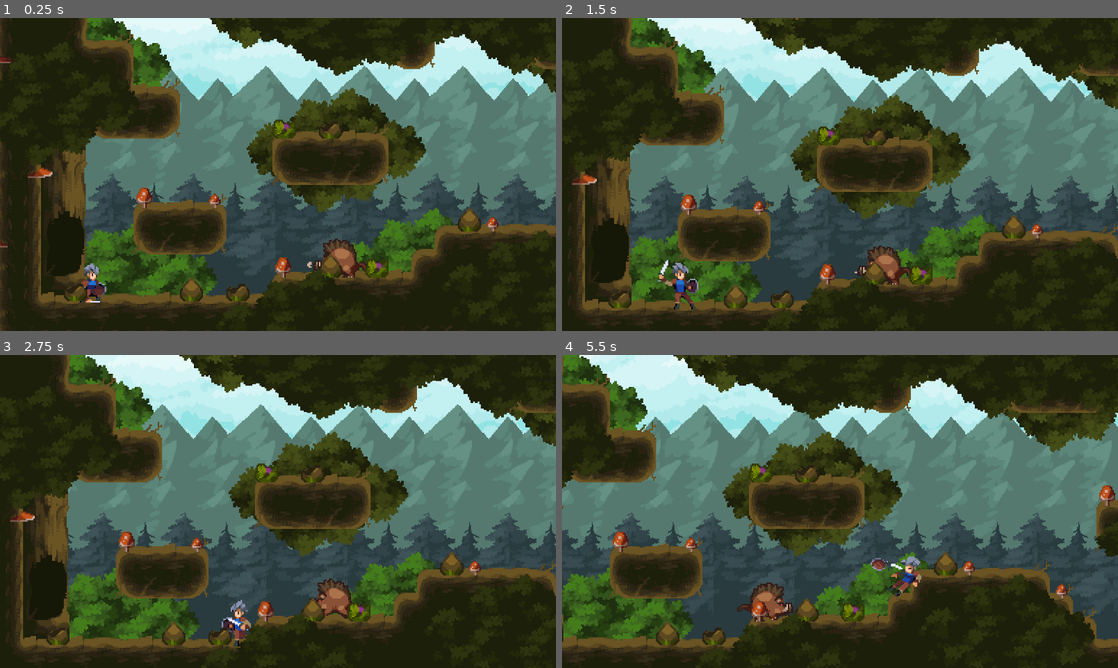
Above: before the commit, frames 1-4 (two rows, left to right).
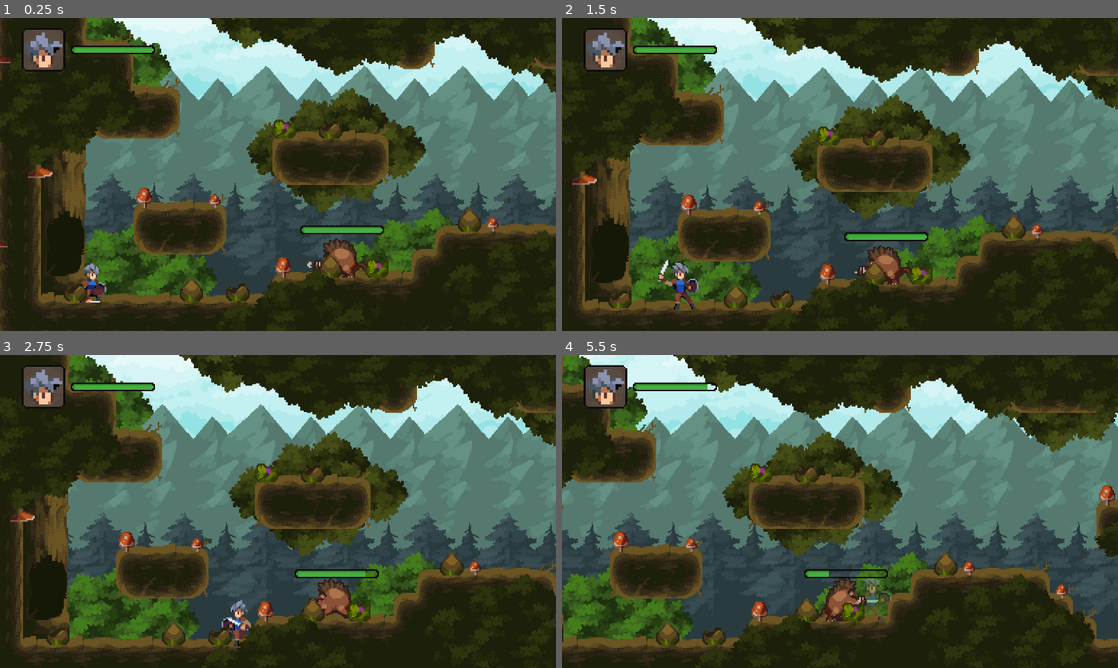
Above: after the commit, the same moments.

Repository: Tea-September/Tea-of-learning
Game: Godot game, scene res://Scenes/Surroundings/Map/world.tscn
The game is run twice, just before and just after one commit, with the same random seed, the same clock (stepped at 60 frames per second) and the same inputs. Before the commit the project starts from res://Scenes/Surroundings/world.tscn.
Inputs (mouse positions are in pixels of both pictures, inside the frame that each line leads up to):
- Up to frame 1 (0.25 s): no input
- Up to frame 2 (1.5 s): move the mouse to (962, 158) at 0.52 s; press the mouse at (962, 158) at 0.53 s; hold D (Right) from 0.53 s (still down); tap Space (Jump) at 0.77 s; move the mouse to (728, 190) at 1.27 s; release the mouse at (728, 190) at 1.28 s; click (728, 190) at 1.35 s
- Up to frame 3 (2.75 s): tap Space (Jump) at 1.52 s; move the mouse to (333, 442) at 2.02 s; release D (Right) at 2.03 s; press the mouse at (333, 442) at 2.03 s; hold A (Left) from 2.03 s (still down)
- Up to frame 4 (5.5 s): move the mouse to (812, 574) at 2.77 s; release A (Left) at 2.78 s; release the mouse at (812, 574) at 2.78 s; hold D (Right) 2.78-4.28 s; click (812, 574) at 2.85 s; tap Space (Jump) at 3.02, 3.77, 4.52 s; move the mouse to (1006, 558) at 3.52 s; press the mouse at (1006, 558) at 3.53 s; move the mouse to (673, 464) at 4.27 s; release the mouse at (673, 464) at 4.28 s; hold A (Left) 4.28-5.03 s; click (673, 464) at 4.35 s; move the mouse to (867, 511) at 5.02 s; press the mouse at (867, 511) at 5.03 s; hold D (Right) from 5.03 s (still down)

The runs differ from the first frame. In frame 1, 1.8% of the frame differs, in the area x 3-70%, y 3-70%; in frame 2, 1.8%; in frame 3, 1.8%; in frame 4, 3.7%, in the area x 3-65%, y 3-86%.

Commit message:
ADD 血量条
2025/12/30 学习制作

Diff:
--- a/mythirdgame/Scenes/Object/Monster/boar.tscn
+++ b/mythirdgame/Scenes/Object/Monster/boar.tscn
@@ -6,6 +6,7 @@
 [ext_resource type="Texture2D" uid="uid://ksjoytfdn51l" path="res://Game Assets/Legacy-Fantasy - High Forest 2.3/Mob/Boar/Idle/Idle-Sheet.png" id="3_css1y"]
 [ext_resource type="Texture2D" uid="uid://dyc00h1lqvhi2" path="res://Game Assets/Legacy-Fantasy - High Forest 2.3/Mob/Boar/Run/Run-Sheet.png" id="4_4cexm"]
 [ext_resource type="Texture2D" uid="uid://cev6dhtrwv2rj" path="res://Game Assets/Legacy-Fantasy - High Forest 2.3/Mob/Boar/Walk/Walk-Base-Sheet.png" id="5_t5qu0"]
+[ext_resource type="PackedScene" uid="uid://dyjhfo7fsj32k" path="res://Scenes/Surroundings/Ui/PlayerMenu.tscn" id="7_4cexm"]
 
 [sub_resource type="AtlasTexture" id="AtlasTexture_5afy2"]
 atlas = ExtResource("2_1jx2i")
@@ -349,9 +350,19 @@
 position = Vector2(1, 3)
 shape = SubResource("CircleShape2D_v8mii")
 
+[node name="Stats" parent="." index="4"]
+max_health = 7
+
 [node name="AnimationPlayer" type="AnimationPlayer" parent="." index="5"]
 libraries = {
 &"": SubResource("AnimationLibrary_t5qu0")
 }
 
+[node name="Control" parent="." index="6" node_paths=PackedStringArray("stats") instance=ExtResource("7_4cexm")]
+offset_left = -6.0
+offset_top = -22.0
+offset_right = -6.0
+offset_bottom = -22.0
+stats = NodePath("../Stats")
+
 [connection signal="hurt" from="Graphic/HurtBox" to="." method="_on_hurt_box_hurt"]
--- a/mythirdgame/Scenes/Object/Monster/enemy.tscn
+++ b/mythirdgame/Scenes/Object/Monster/enemy.tscn
@@ -3,7 +3,7 @@
 [ext_resource type="Script" uid="uid://d2jkx5sbhuxip" path="res://Scripts/Object/Monster/enemy.gd" id="1_ghaa6"]
 [ext_resource type="Script" uid="uid://cwj582pp1fwkb" path="res://Scripts/Config/HitBox.gd" id="2_3s8a6"]
 [ext_resource type="Script" uid="uid://c57brssayd6m2" path="res://Scripts/Config/HurtBox.gd" id="3_onqfy"]
-[ext_resource type="Script" uid="uid://dkkbqle4cds62" path="res://Scripts/Config/Stats.gd" id="5_q5u44"]
+[ext_resource type="Script" uid="uid://dkkbqle4cds62" path="res://Scripts/Data/Stats.gd" id="5_q5u44"]
 [ext_resource type="Script" uid="uid://c7ingndjv0lwx" path="res://Scripts/Config/StateMachine.gd" id="6_1dp5w"]
 
 [node name="enemy" type="CharacterBody2D"]
@@ -36,5 +36,4 @@
 
 [node name="Stats" type="Node" parent="."]
 script = ExtResource("5_q5u44")
-health = 10
 metadata/_custom_type_script = "uid://dkkbqle4cds62"
--- a/mythirdgame/Scenes/Object/player.tscn
+++ b/mythirdgame/Scenes/Object/player.tscn
@@ -1,12 +1,13 @@
-[gd_scene load_steps=77 format=3 uid="uid://dcl2tc6ebw5o1"]
-
-[ext_resource type="Script" uid="uid://danmhjqhpq7y4" path="res://Scripts/Object/player.gd" id="1_cvnsp"]
+[gd_scene load_steps=78 format=3 uid="uid://dcl2tc6ebw5o1"]
+
+[ext_resource type="Script" uid="uid://danmhjqhpq7y4" path="res://Scripts/Object/Player/player.gd" id="1_cvnsp"]
 [ext_resource type="Texture2D" uid="uid://bxa62dh7d7mkj" path="res://Game Assets/generic_char_v0.2/png/blue/char_blue_1.png" id="1_v0iea"]
 [ext_resource type="Script" uid="uid://c7ingndjv0lwx" path="res://Scripts/Config/StateMachine.gd" id="3_6t5aa"]
 [ext_resource type="Texture2D" uid="uid://dnp5kvewenmss" path="res://Game Assets/generic_char_v0.2/png/blue/char_blue_2.png" id="3_vgqql"]
 [ext_resource type="Script" uid="uid://c57brssayd6m2" path="res://Scripts/Config/HurtBox.gd" id="4_7yi3x"]
 [ext_resource type="Script" uid="uid://cwj582pp1fwkb" path="res://Scripts/Config/HitBox.gd" id="5_isakk"]
-[ext_resource type="Script" uid="uid://dkkbqle4cds62" path="res://Scripts/Config/Stats.gd" id="7_ju12x"]
+[ext_resource type="Script" uid="uid://dkkbqle4cds62" path="res://Scripts/Data/Stats.gd" id="7_ju12x"]
+[ext_resource type="PackedScene" uid="uid://dyjhfo7fsj32k" path="res://Scenes/Surroundings/Ui/PlayerMenu.tscn" id="8_k37lx"]
 
 [sub_resource type="AtlasTexture" id="AtlasTexture_o8c3t"]
 atlas = ExtResource("1_v0iea")
@@ -653,18 +654,25 @@
 wait_time = 3.0
 one_shot = true
 
-[node name="StateMachine" type="Node" parent="."]
-script = ExtResource("3_6t5aa")
-metadata/_custom_type_script = "uid://c7ingndjv0lwx"
-
-[node name="Stats" type="Node" parent="." groups=["Player"]]
-script = ExtResource("7_ju12x")
-health = 1
-metadata/_custom_type_script = "uid://dkkbqle4cds62"
-
 [node name="AnimationPlayer" type="AnimationPlayer" parent="."]
 libraries = {
 &"": SubResource("AnimationLibrary_7sjl0")
 }
 
+[node name="Method" type="Node" parent="."]
+
+[node name="StateMachine" type="Node" parent="Method"]
+script = ExtResource("3_6t5aa")
+metadata/_custom_type_script = "uid://c7ingndjv0lwx"
+
+[node name="Stats" type="Node" parent="Method" groups=["Player"]]
+script = ExtResource("7_ju12x")
+max_health = 10
+metadata/_custom_type_script = "uid://dkkbqle4cds62"
+
+[node name="CanvasLayer" type="CanvasLayer" parent="."]
+
+[node name="Control" parent="CanvasLayer" node_paths=PackedStringArray("stats") instance=ExtResource("8_k37lx")]
+stats = NodePath("../../Method/Stats")
+
 [connection signal="hurt" from="Graphics/HurtBox" to="." method="_on_hurt_box_hurt"]
--- /dev/null
+++ b/mythirdgame/Scenes/Surroundings/Ui/PlayerMenu.tscn
@@ -0,0 +1,91 @@
+[gd_scene load_steps=9 format=3 uid="uid://dyjhfo7fsj32k"]
+
+[ext_resource type="Script" uid="uid://ceim1n1g5e1yk" path="res://Scripts/Surroundings/state_menu.gd" id="1_eguws"]
+[ext_resource type="Texture2D" uid="uid://c5jrfqwnowjd0" path="res://Game Assets/Legacy-Fantasy - High Forest 2.3/HUD/Base-01.png" id="2_fjd4i"]
+[ext_resource type="Texture2D" uid="uid://bxa62dh7d7mkj" path="res://Game Assets/generic_char_v0.2/png/blue/char_blue_1.png" id="3_uupg1"]
+
+[sub_resource type="StyleBoxTexture" id="StyleBoxTexture_6c1lm"]
+content_margin_left = 2.0
+content_margin_top = 2.0
+content_margin_right = 2.0
+content_margin_bottom = 2.0
+texture = ExtResource("2_fjd4i")
+region_rect = Rect2(323, 203, 26, 26)
+
+[sub_resource type="AtlasTexture" id="AtlasTexture_kmr3e"]
+atlas = ExtResource("3_uupg1")
+region = Rect2(187, 242, 13, 12)
+
+[sub_resource type="AtlasTexture" id="AtlasTexture_t0co0"]
+atlas = ExtResource("2_fjd4i")
+region = Rect2(307, 21, 58, 6)
+
+[sub_resource type="AtlasTexture" id="AtlasTexture_d3j4w"]
+atlas = ExtResource("2_fjd4i")
+region = Rect2(308, 118, 56, 4)
+
+[sub_resource type="AtlasTexture" id="AtlasTexture_eguws"]
+atlas = ExtResource("2_fjd4i")
+region = Rect2(308, 86, 56, 4)
+
+[node name="Control" type="Control"]
+layout_mode = 3
+anchors_preset = 15
+anchor_right = 1.0
+anchor_bottom = 1.0
+grow_horizontal = 2
+grow_vertical = 2
+script = ExtResource("1_eguws")
+
+[node name="PlayerMenuMargin" type="MarginContainer" parent="."]
+layout_mode = 1
+anchors_preset = 15
+anchor_right = 1.0
+anchor_bottom = 1.0
+grow_horizontal = 2
+grow_vertical = 2
+theme_override_constants/margin_left = 15
+theme_override_constants/margin_top = 7
+
+[node name="VSplitContainer" type="VSplitContainer" parent="PlayerMenuMargin"]
+layout_mode = 2
+
+[node name="HBoxContainer" type="HBoxContainer" parent="PlayerMenuMargin/VSplitContainer"]
+layout_mode = 2
+size_flags_vertical = 0
+
+[node name="Head" type="MarginContainer" parent="PlayerMenuMargin/VSplitContainer/HBoxContainer"]
+layout_mode = 2
+
+[node name="PanelContainer" type="PanelContainer" parent="PlayerMenuMargin/VSplitContainer/HBoxContainer/Head"]
+layout_mode = 2
+theme_override_styles/panel = SubResource("StyleBoxTexture_6c1lm")
+
+[node name="TextureRect" type="TextureRect" parent="PlayerMenuMargin/VSplitContainer/HBoxContainer/Head/PanelContainer"]
+custom_minimum_size = Vector2(26, 26)
+layout_mode = 2
+texture = SubResource("AtlasTexture_kmr3e")
+stretch_mode = 5
+
+[node name="Health" type="MarginContainer" parent="PlayerMenuMargin/VSplitContainer/HBoxContainer"]
+layout_mode = 2
+size_flags_horizontal = 0
+size_flags_vertical = 4
+
+[node name="TextureProgressBar" type="TextureProgressBar" parent="PlayerMenuMargin/VSplitContainer/HBoxContainer/Health"]
+layout_mode = 2
+max_value = 1.0
+step = 0.0
+value = 1.0
+texture_over = SubResource("AtlasTexture_t0co0")
+texture_progress = SubResource("AtlasTexture_d3j4w")
+texture_progress_offset = Vector2(1, 1)
+
+[node name="TextureProgressBar" type="TextureProgressBar" parent="PlayerMenuMargin/VSplitContainer/HBoxContainer/Health/TextureProgressBar"]
+show_behind_parent = true
+layout_mode = 0
+max_value = 1.0
+step = 0.0
+value = 1.0
+texture_progress = SubResource("AtlasTexture_eguws")
+texture_progress_offset = Vector2(1, 1)
--- a/mythirdgame/Scripts/Config/Stats.gd
+++ /dev/null
@@ -1,8 +0,0 @@
-class_name Stats
-extends Node
-
-# 生命值，默认3
-@export var health : int = 3
-
-# 攻击力，默认1
-@export var attack : int = 1
--- /dev/null
+++ b/mythirdgame/Scripts/Data/Stats.gd
@@ -0,0 +1,25 @@
+class_name Stats
+extends Node
+
+signal health_changed
+
+# 生命值，默认3
+@export var max_health : int = 3
+
+@onready var health : int = max_health:
+	set(T):
+		T = clampi(T, 0, max_health)
+		if health == T:
+			return
+		health = T
+		health_changed.emit()
+
+# 攻击力，默认1
+@export var max_attack : int = 1
+
+@onready var attack : int = max_attack:
+	set(T):
+		T = clampi(T, 0, max_attack)
+		if attack == T:
+			return
+		attack = T
--- a/mythirdgame/Scripts/Object/Monster/boar.gd
+++ b/mythirdgame/Scripts/Object/Monster/boar.gd
@@ -15,6 +15,9 @@
 @onready var idle_timer: Timer = $IdleTimer
 @onready var hit_box: HitBox = $Graphic/HitBox
 @onready var animated_boar: AnimatedSprite2D = $Graphic/AnimatedSprite2D
+@onready var head: MarginContainer = $Control/PlayerMenuMargin/VSplitContainer/HBoxContainer/Head
+@onready var health: MarginContainer = $Control/PlayerMenuMargin/VSplitContainer/HBoxContainer/Health
+
 const REPEL_AMOUNT: float = 520.0
 
 # 可以攻击
@@ -26,6 +29,9 @@
 	if not find.is_colliding():
 		return false
 	return find.get_collider() is player
+
+func _ready() -> void:
+	head.visible = false
 
 # 状态执行函数
 func tick_physics(state: State, delta: float) -> void:
@@ -116,6 +122,7 @@
 			hit_box.monitoring = false
 			animated.play("Hurt")
 		State.DIE:
+			health.visible = false
 			$AnimationPlayer.play("Die")
 # 血量计算
 func _on_hurt_box_hurt(hitbox: HitBox) -> void:
--- a/mythirdgame/Scripts/Object/player.gd
+++ b/mythirdgame/Scripts/Object/Player/player.gd
@@ -66,7 +66,7 @@
 # 玩家是否可以输入
 @onready var game_over: bool = true
 
-@onready var stats: Stats = $Stats
+@onready var stats: Stats = $Method/Stats
 
 # 重力
 var default_gravity = ProjectSettings.get("physics/2d/default_gravity") as float
@@ -162,7 +162,13 @@
 	# 在地面时,并且没有地板，状态变化为FALL
 	if state in GROUND_STATES and not is_on_floor():
 		return State.FALL
-	if invincible_timer.time_left == 0:
+	# 无敌计时器
+	if invincible_timer.time_left > 0:
+		# 进行闪烁
+		graphics.modulate.a = sin(Time.get_ticks_msec() / 20.0) * 0.5 + 0.5
+	else:
+		# 不进行闪烁
+		graphics.modulate.a = 1
 		# 开启受击框
 		hurt_box.monitorable = true
 	match state:
--- /dev/null
+++ b/mythirdgame/Scripts/Surroundings/state_menu.gd
@@ -0,0 +1,16 @@
+extends Control
+
+@export var stats: Stats
+
+@onready var texture_progress_bar: TextureProgressBar = $PlayerMenuMargin/VSplitContainer/HBoxContainer/Health/TextureProgressBar
+@onready var texture_progress_bar2: TextureProgressBar = $PlayerMenuMargin/VSplitContainer/HBoxContainer/Health/TextureProgressBar/TextureProgressBar
+
+func _ready() -> void:
+	stats.health_changed.connect(update_health)
+	update_health()
+
+func update_health() -> void:
+	var percentage = stats.health * 1.0 / stats.max_health
+	texture_progress_bar.value = percentage
+	# 补间动画，将进度条数值的减少，以动画的形式进行变化
+	create_tween().tween_property(texture_progress_bar2, "value", percentage, 0.3)
--- a/mythirdgame/project.godot
+++ b/mythirdgame/project.godot
@@ -58,6 +58,7 @@
 Attack={
 "deadzone": 0.2,
 "events": [Object(InputEventMouseButton,"resource_local_to_scene":false,"resource_name":"","device":-1,"window_id":0,"a …(258 unchanged characters)…
+, Object(InputEventKey,"resource_local_to_scene":false,"resource_name":"","device":-1,"window_id":0,"alt_pressed":false,"shift_pressed":false,"ctrl_pressed":false,"meta_pressed":false,"pressed":false,"keycode":0,"physical_keycode":74,"key_label":0,"unicode":106,"location":0,"echo":false,"script":null)
 ]
 }
 
Not shown: 1 places in mythirdgame/Scenes/Object/Monster/boar.tscn that only renumber resources
Renamed: mythirdgame/Scenes/Surroundings/world.tscn -> mythirdgame/Scenes/Surroundings/Map/world.tscn
Renamed: mythirdgame/Scripts/Config/Damage.gd -> mythirdgame/Scripts/Data/Damage.gd
Renamed: mythirdgame/Scripts/Config/Damage.gd.uid -> mythirdgame/Scripts/Data/Damage.gd.uid
Renamed: mythirdgame/Scripts/Config/Stats.gd.uid -> mythirdgame/Scripts/Data/Stats.gd.uid
Renamed: mythirdgame/Scripts/Object/player.gd.uid -> mythirdgame/Scripts/Object/Player/player.gd.uid
Not shown, added: mythirdgame/Scripts/Surroundings/state_menu.gd.uid
